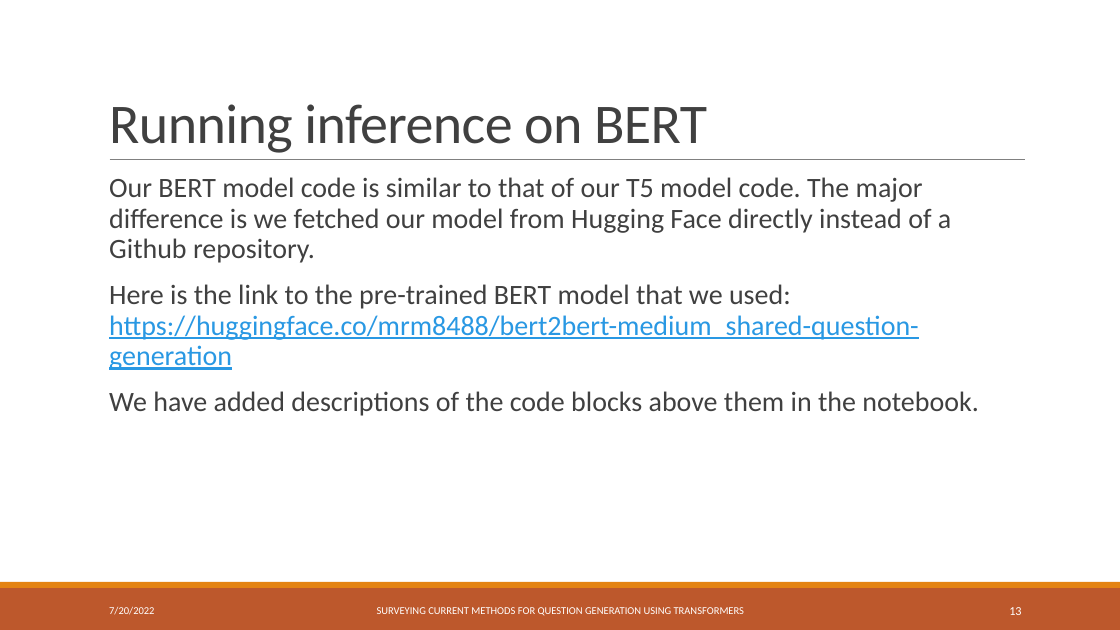
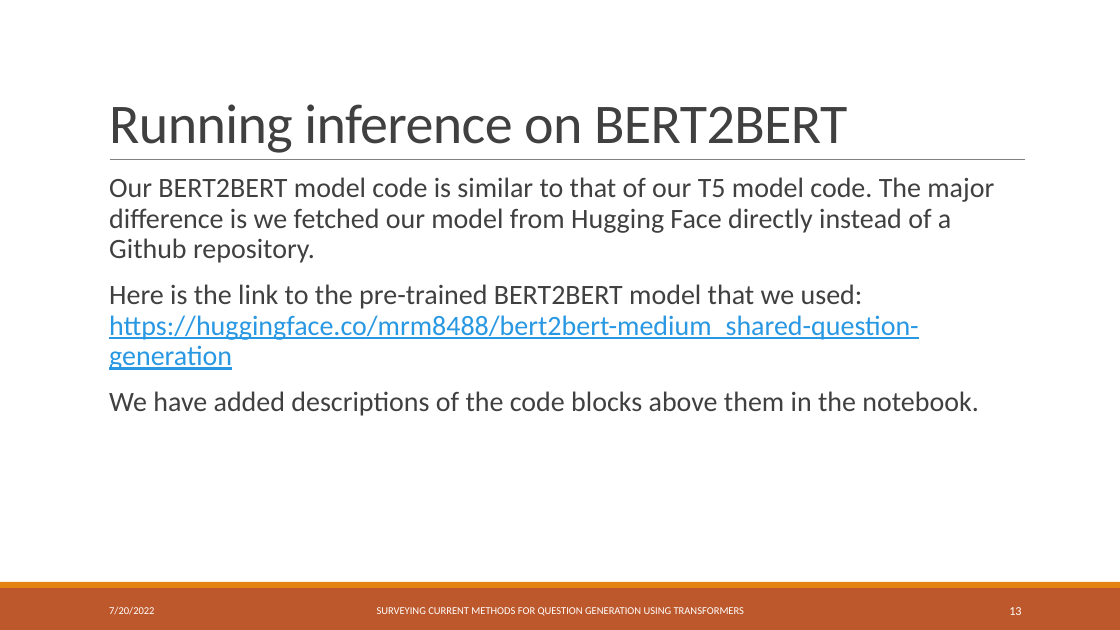
Before and after one commit to nullmight/question-generation-using-transformers, a slide deck: slide 13 of Explanation.pptx. Drawn at 1120x630 pixels with LibreOffice and Linux fonts; fonts in the diff are those of the drawing. Boxes give left, top, right and bottom in pixels: in the first picture for what was removed or moved away, otherwise in the second. Text is boxed around its words. In the diff, an @@ line names an element or a change of style, - is before the commit and + after.

```diff
--- a/Explanation.pptx
+++ b/Explanation.pptx
@@ title at (x1=109, y1=104, x2=847, y2=153): text changed @@
-Running inference on BERT
+Running inference on BERT2BERT
@@ text at (x1=109, y1=177, x2=994, y2=370): text changed @@
-  Our BERT model code is similar to that of our T5 model code. The major difference is we fetched our model from Hugging Face directly instead of a Github repository.
-  Here is the link to the pre-trained BERT model that we used: https://huggingface.co/mrm8488/bert2bert-medium_shared-question-generation
+  Our BERT2BERT model code is similar to that of our T5 model code. The major difference is we fetched our model from Hugging Face directly instead of a Github repository.
+  Here is the link to the pre-trained BERT2BERT model that we used: https://huggingface.co/mrm8488/bert2bert-medium_shared-question-generation
```
Also in this commit, not shown: 1 other slide changed, 1 other file.
